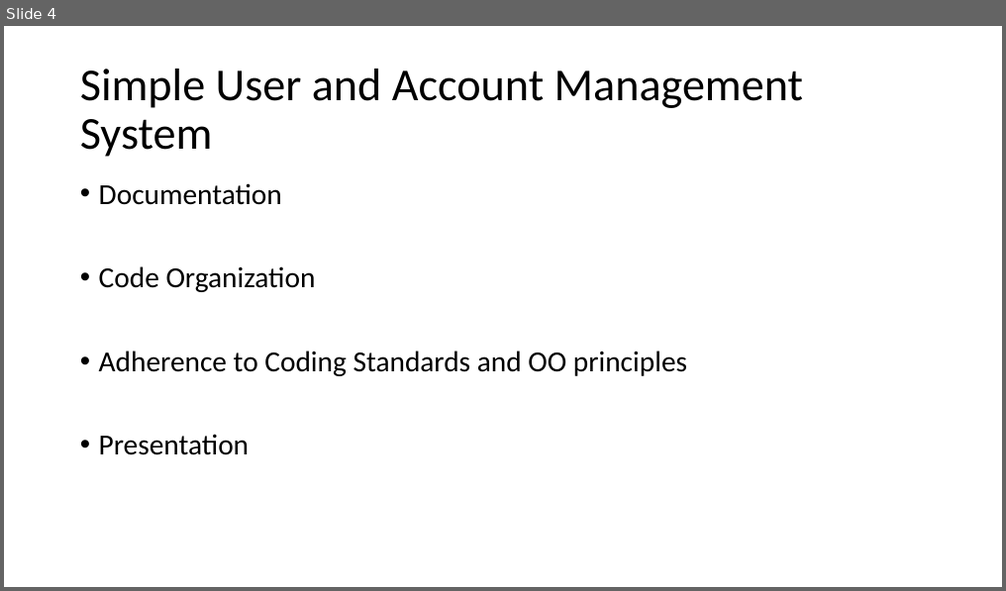
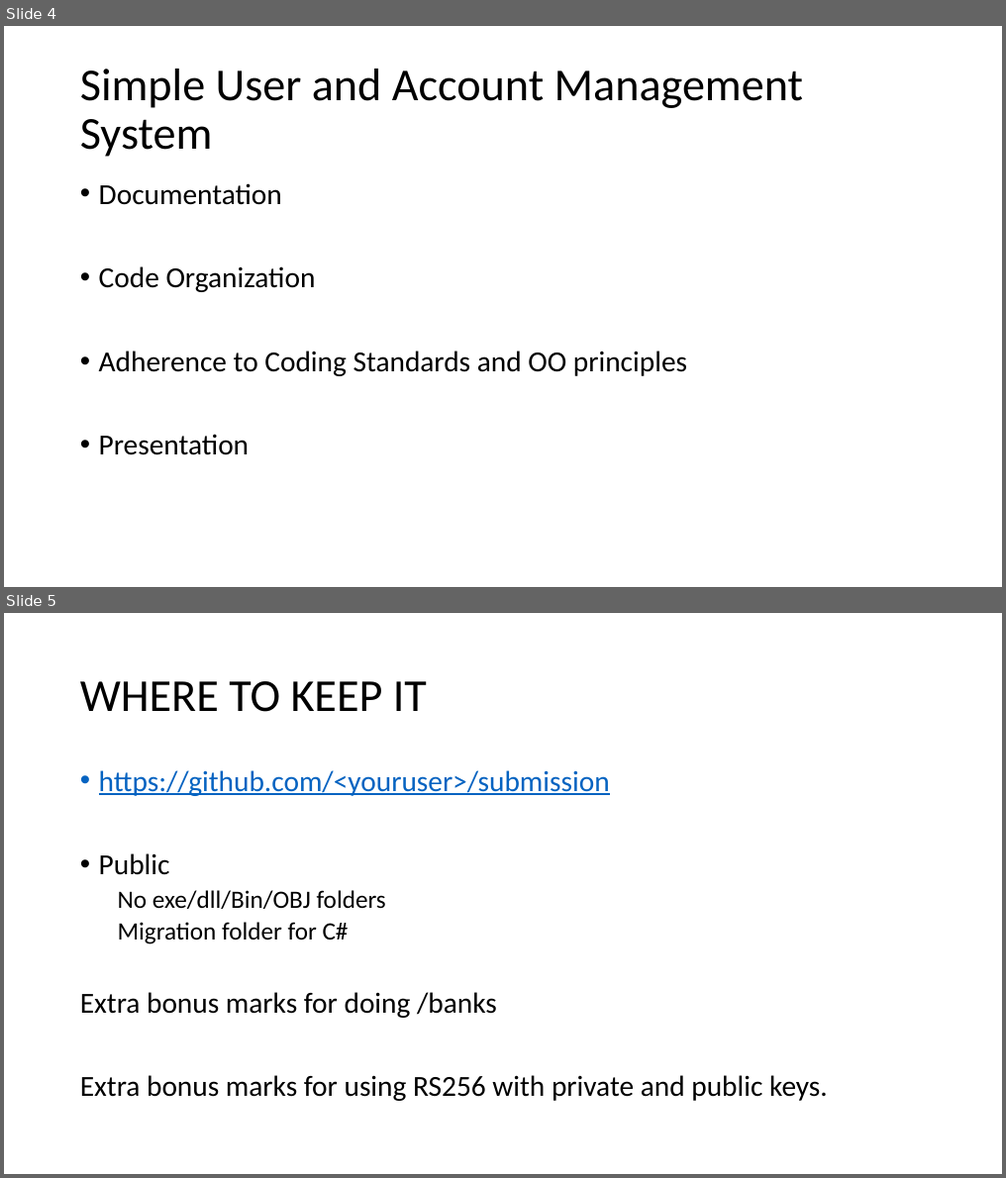
Before and after one commit to vaibhavkumarrrr/codesamplescsharp3109, a slide deck: Simple User and Account Management System.pptx. Shown one above the other, each under a label of ours: slide 4 before the commit, slides 4 and 5 after it. The pictures are 1006x591 and 1006x1178 pixels, drawn with LibreOffice and Linux fonts; fonts in the diff are those of the drawing. Boxes give left, top, right and bottom in pixels: in the first picture for what was removed or moved away, otherwise in the second. Text is boxed around its words. In the diff, an @@ line names an element or a change of style, - is before the commit and + after.

```diff
--- a/Simple User and Account Management System.pptx
+++ b/Simple User and Account Management System.pptx
@@ slide 5 added at [4, 613, 1002, 1174], background #FFFFFF @@
@@ title added at [80, 681, 427, 712], 44 pt, text #000000 @@
+WHERE TO KEEP IT
@@ text added at [80, 770, 828, 1101], 28 pt, text #000000 @@
+• https://github.com/<youruser>/submission
+• Public
+  No exe/dll/Bin/OBJ folders
+  Migration folder for C#
+Extra bonus marks for doing /banks
+Extra bonus marks for using RS256 with private and public keys.
```
Also in this commit, not shown: 1 slide changed, 1 other file.
